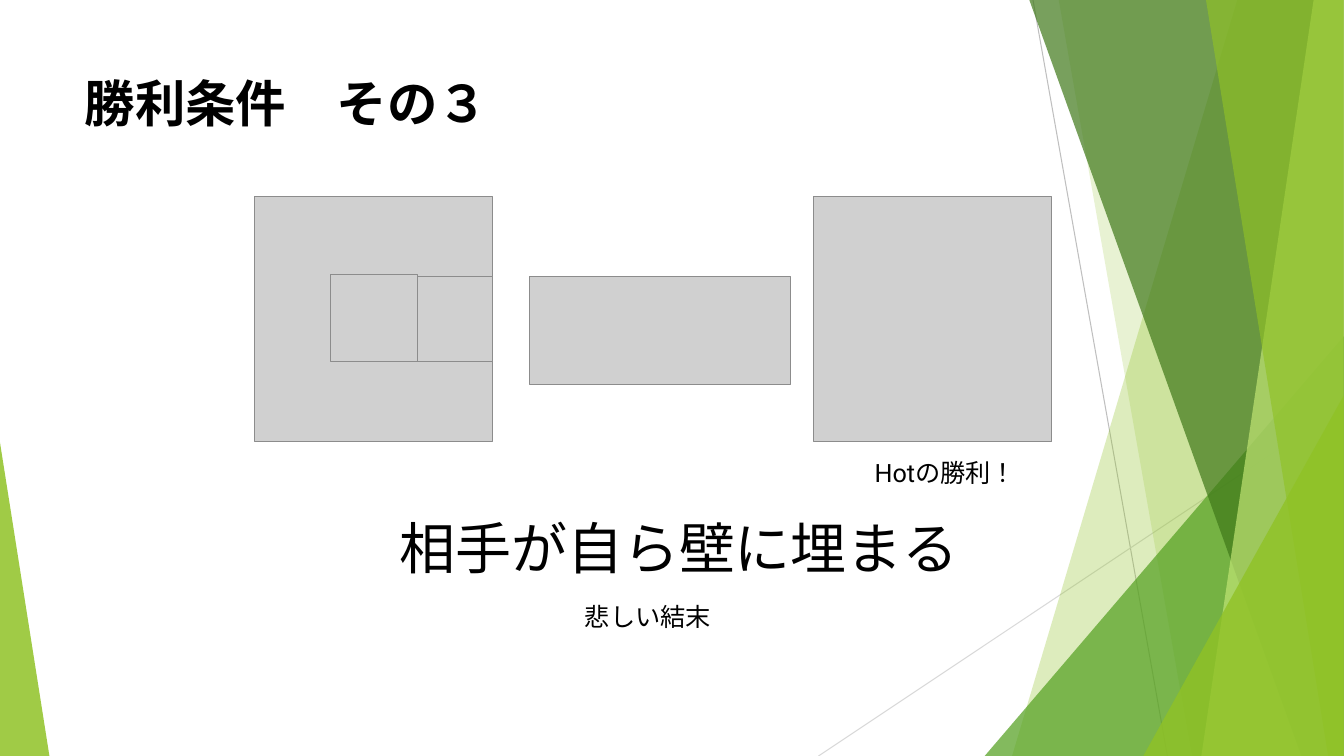
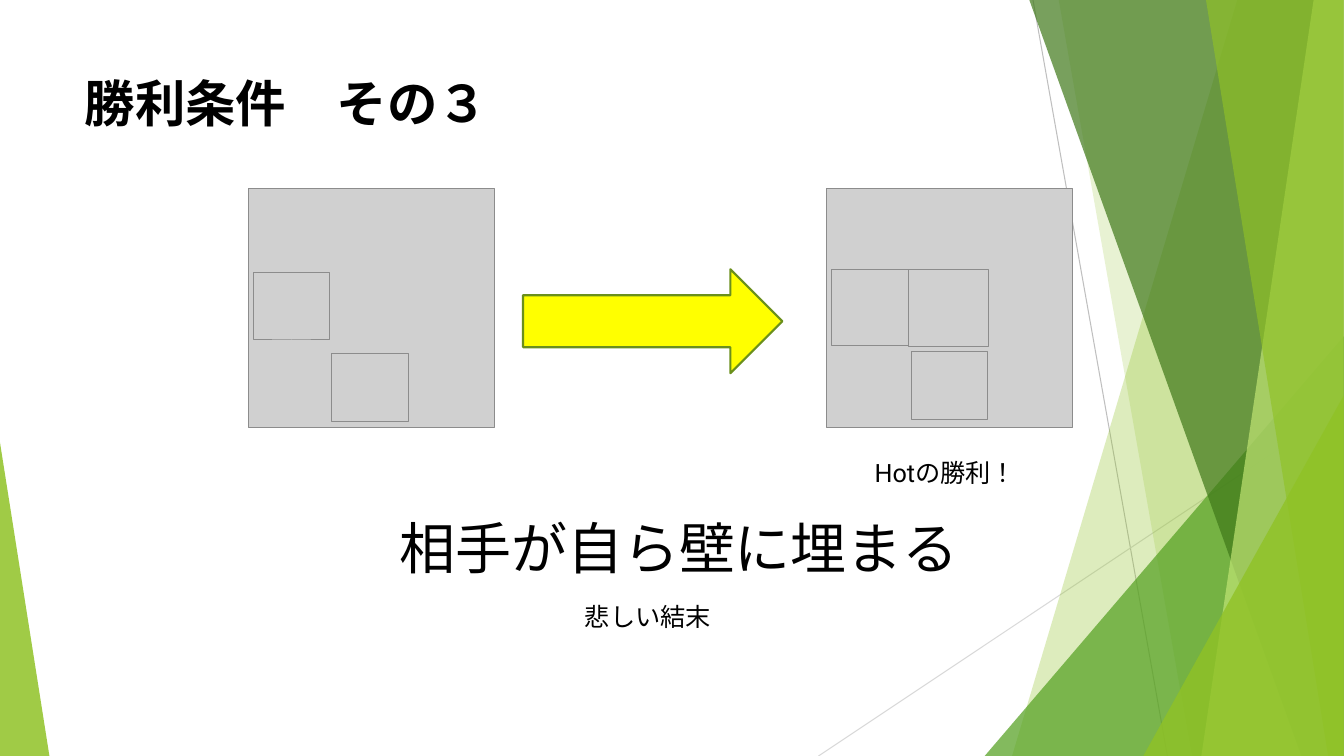
Before and after one commit to noko1024/ChaserDoc, a slide deck: slide 12 of New_U-16.pptx. Drawn at 1344x756 pixels with LibreOffice and Linux fonts; fonts in the diff are those of the drawing; grey boxes stand for pictures. Boxes give left, top, right and bottom in pixels: in the first picture for what was removed or moved away, otherwise in the second. Text is boxed around its words. In the diff, an @@ line names an element or a change of style, - is before the commit and + after.

```diff
--- a/New_U-16.pptx
+++ b/New_U-16.pptx
@@ picture: place and size @@
-picture at [255,197,493,442]
+picture at [249,189,495,429]
@@ picture: place and size @@
-picture at [814,197,1052,442]
+picture at [827,189,1073,429]
@@ right arrow added at [523,269,782,373], fill #FFFF00, outline #6B901C 1.5 pt @@
@@ picture added at [832,269,908,346] @@
@@ picture added at [253,272,330,340] @@
@@ picture removed at [331,274,417,361] @@
@@ picture removed at [408,276,493,361] @@
@@ picture removed at [529,276,790,384] @@
@@ picture added at [908,270,988,347] @@
@@ picture added at [332,354,408,421] @@
@@ picture added at [911,352,988,419] @@
```
Also in this commit, not shown: 19 other slides changed.
